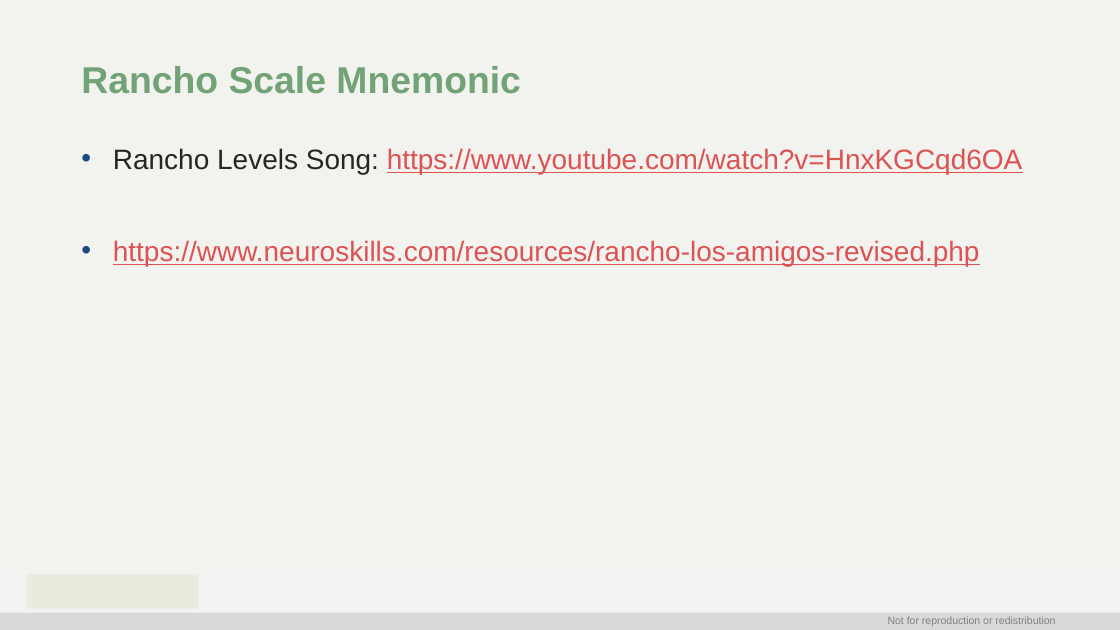
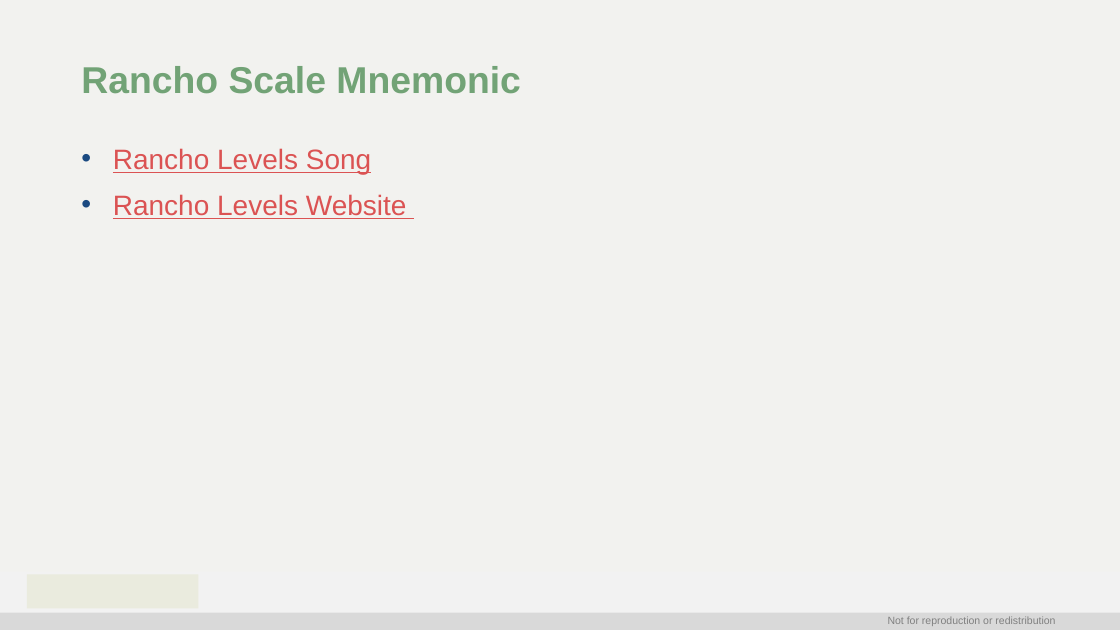
Before and after one commit to Jim-Wright90/cds_663_winter_2021, a slide deck: slide 16 of slides/Week2__21_Assessment_Fundamentals.pptx (slide 18 before the commit). Drawn at 1120x630 pixels with LibreOffice and Linux fonts; fonts in the diff are those of the drawing; background and template pictures are left out. Boxes give left, top, right and bottom in pixels: in the first picture for what was removed or moved away, otherwise in the second. Text is boxed around its words. In the diff, an @@ line names an element or a change of style, - is before the commit and + after.

```diff
--- a/slides/Week2__21_Assessment_Fundamentals.pptx
+++ b/slides/Week2__21_Assessment_Fundamentals.pptx
@@ text at [113,148,407,219]: text changed @@
-• Rancho Levels Song: https://www.youtube.com/watch?v=HnxKGCqd6OA
-• https://www.neuroskills.com/resources/rancho-los-amigos-revised.php
+• Rancho Levels Song
+• Rancho Levels Website
```
Also in this commit, not shown: 5 other slides changed, 2 slides removed, 1 other file.
